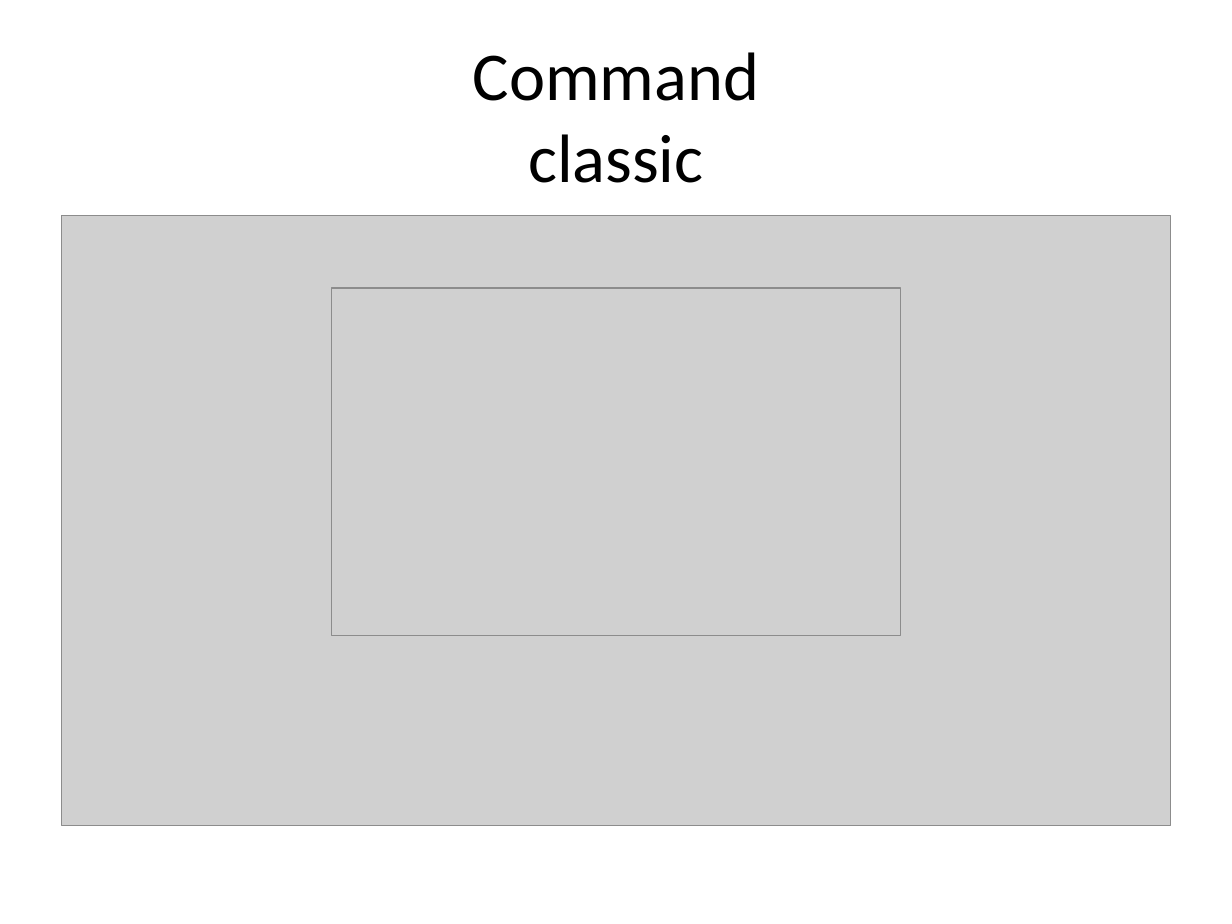
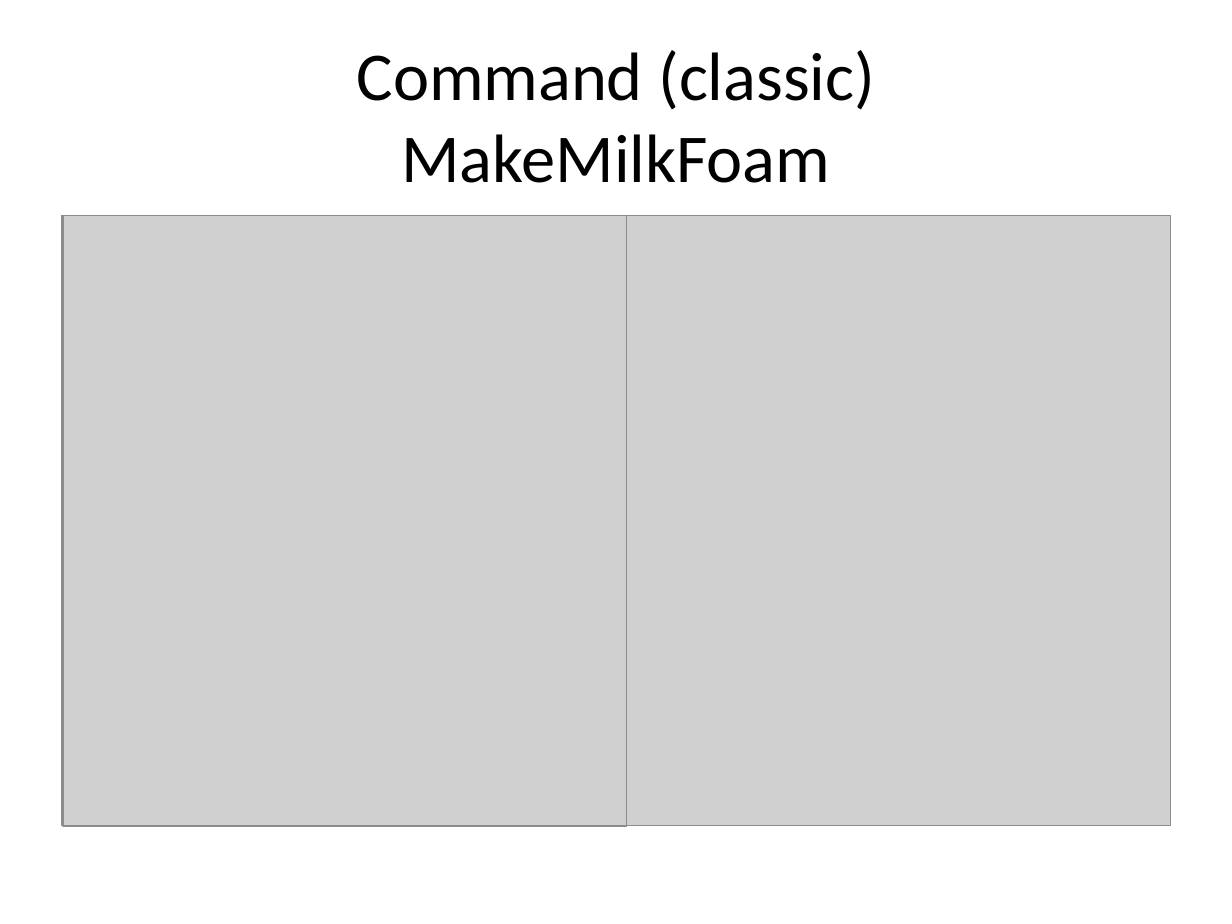
Before and after one commit to kamyu104/GofPatterns, a slide deck: slide 40 of Effective patterns.ppt (slide 29 before the commit). Drawn at 1232x924 pixels with LibreOffice and Linux fonts; fonts in the diff are those of the drawing; grey boxes stand for pictures. Boxes give left, top, right and bottom in pixels: in the first picture for what was removed or moved away, otherwise in the second. Text is boxed around its words. In the diff, an @@ line names an element or a change of style, - is before the commit and + after.

Commit message:
changed organization of slide titles

```diff
--- a/Effective patterns.ppt
+++ b/Effective patterns.ppt
@@ title at bbox=[357, 50, 875, 183]: text changed @@
-Command
-classic
+Command (classic)
+MakeMilkFoam
@@ picture: place and size @@
-picture at bbox=[331, 288, 899, 636]
+picture at bbox=[63, 216, 626, 825]
```
Also in this commit, not shown: 26 other slides changed, 10 slides added, 6 slides removed, 1 other file.
